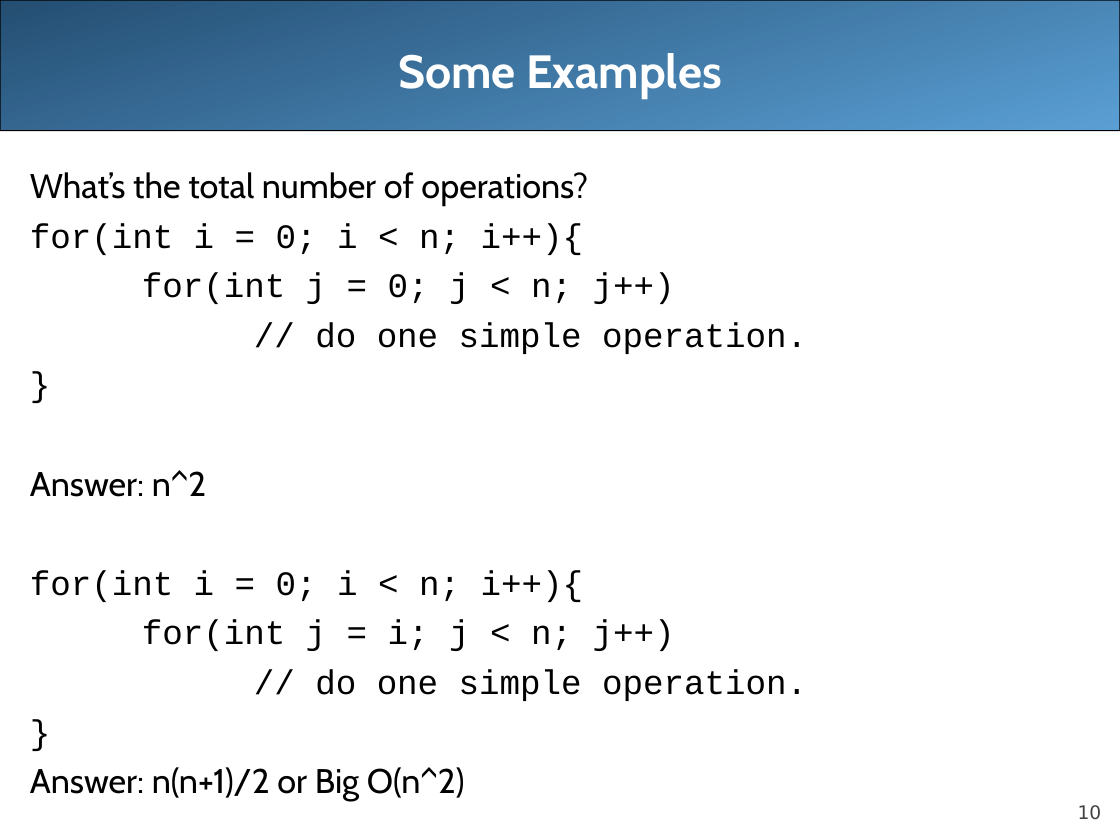
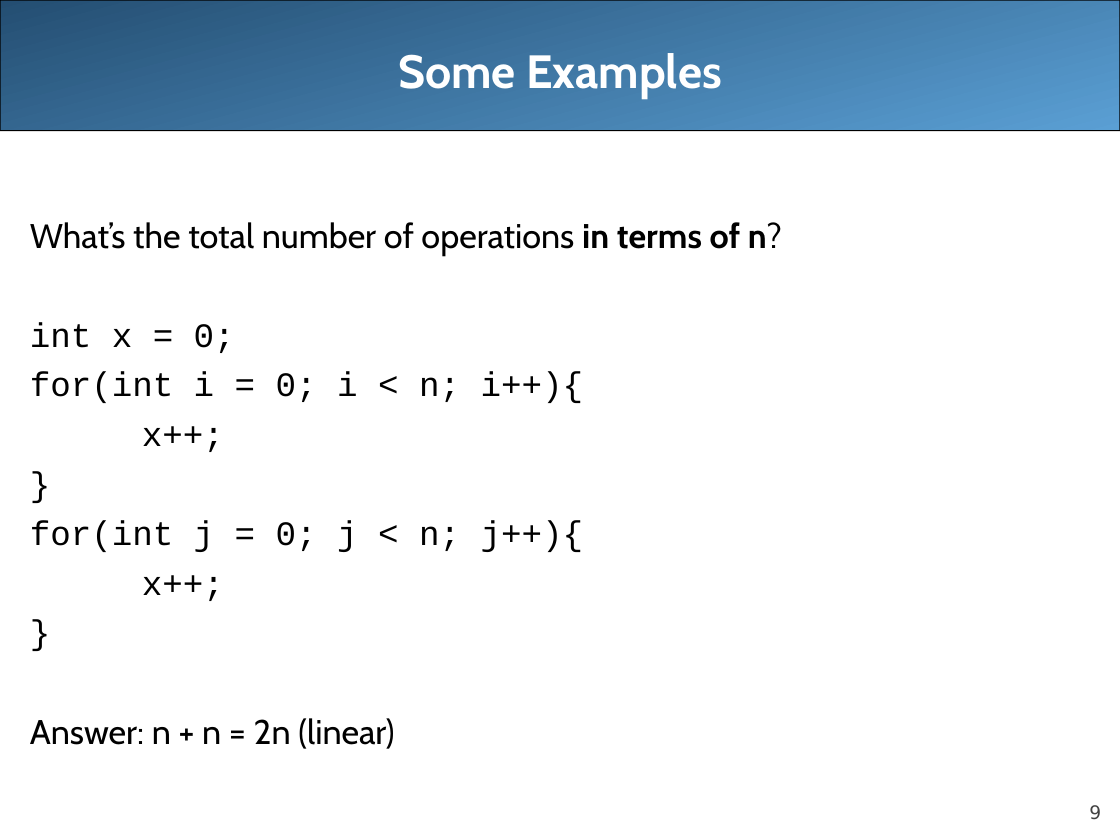
Before and after one commit to LongBaoNguyen/longbaonguyen.github.io, a slide deck: slide 9 of courses/apcsa/lecture12.ppt (slide 10 before the commit). Drawn at 1120x840 pixels with LibreOffice and Linux fonts; fonts in the diff are those of the drawing. Boxes give left, top, right and bottom in pixels: in the first picture for what was removed or moved away, otherwise in the second. Text is boxed around its words. In the diff, an @@ line names an element or a change of style, - is before the commit and + after.

```diff
--- a/courses/apcsa/lecture12.ppt
+++ b/courses/apcsa/lecture12.ppt
@@ text at (x1=30, y1=222, x2=782, y2=353): text changed @@
-What’s the total number of operations?
+What’s the total number of operations in terms of n?
+int x = 0;
@@ text at (x1=142, y1=426, x2=224, y2=452): text changed @@
-for(int j = 0; j < n; j++)
-// do one simple operation.
+x++;
@@ text at (x1=30, y1=520, x2=584, y2=601): text changed @@
-Answer: n^2
-for(int i = 0; i < n; i++){
-for(int j = i; j < n; j++)
-// do one simple operation.
+for(int j = 0; j < n; j++){
+x++;
@@ text at (x1=30, y1=718, x2=394, y2=749): text changed @@
-Answer: n(n+1)/2 or Big O(n^2)
+Answer: n + n = 2n (linear)
@@ page number at (x1=1089, y1=805, x2=1101, y2=820): text changed @@
-10
+9
```
Also in this commit, not shown: 5 other slides changed, 8 slides added, 2 slides removed, 2 other files.
